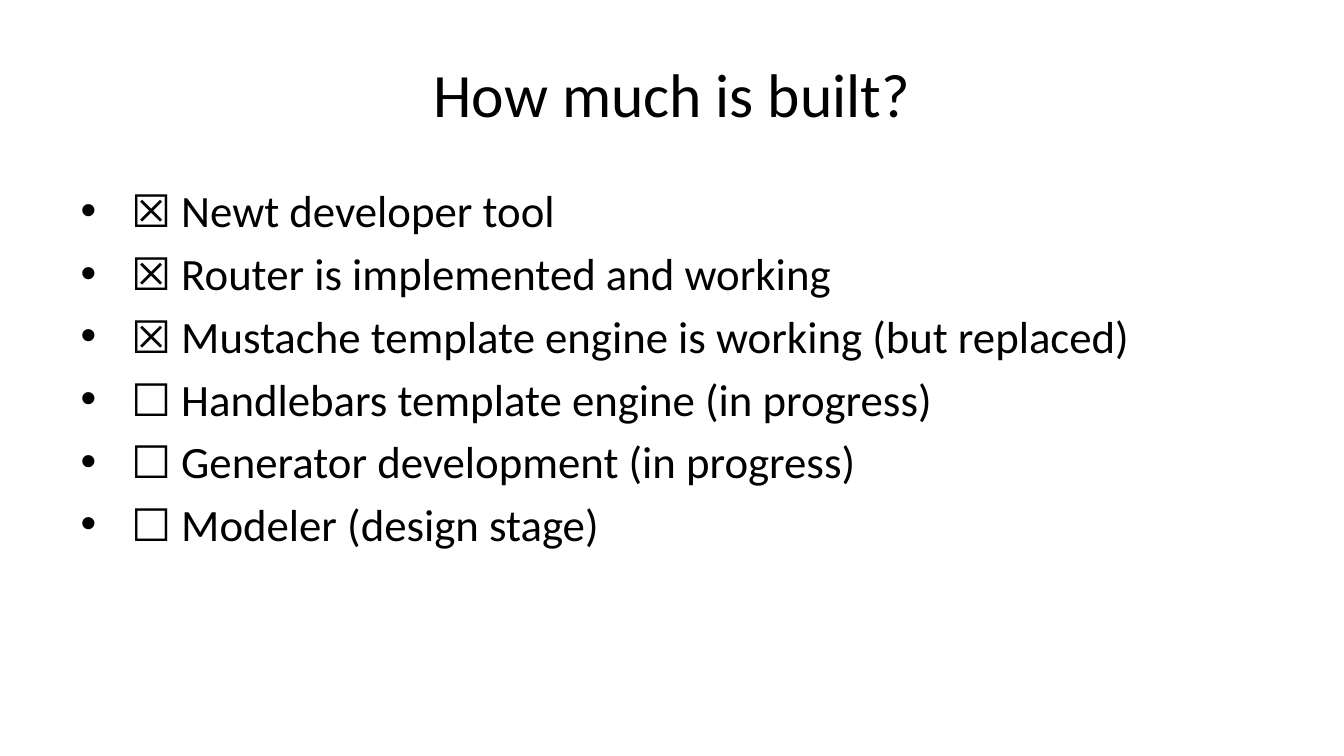
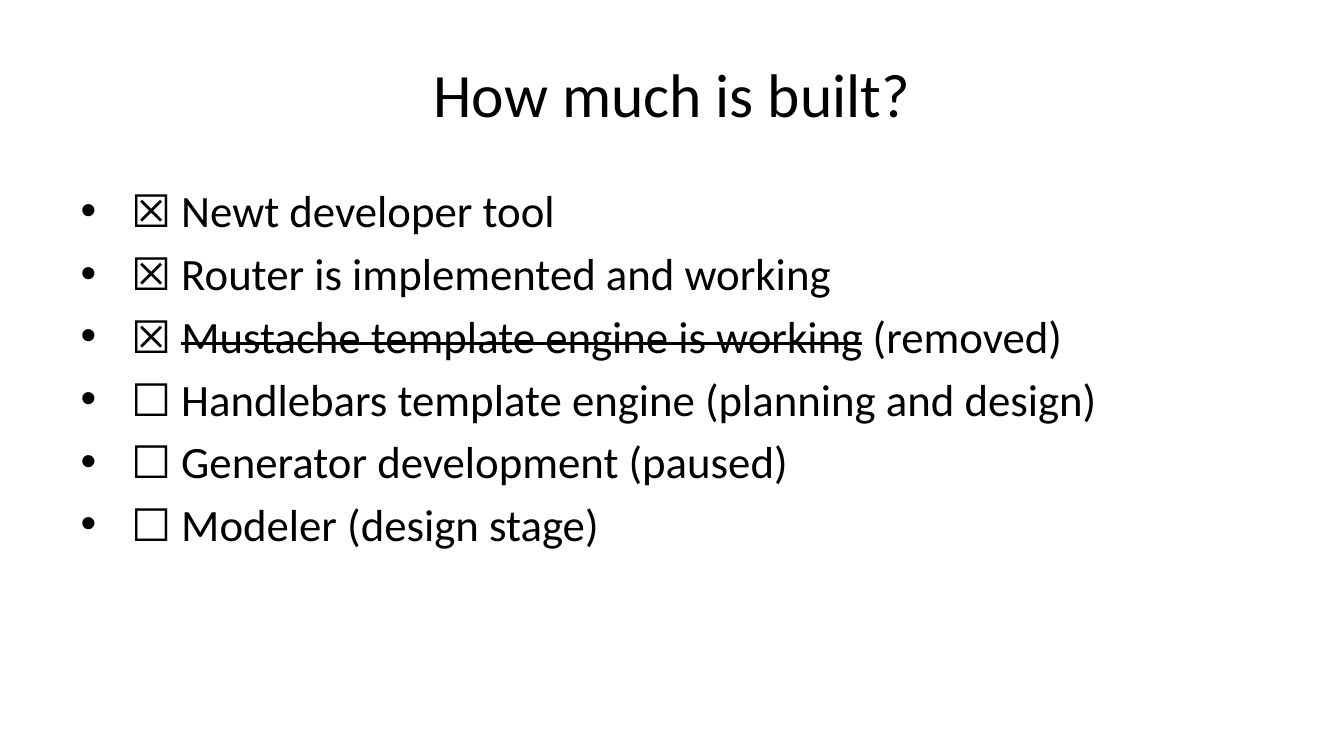
Before and after one commit to caltechlibrary/newt, a slide deck: slide 23 of presentation3/newt-p3.pptx (slide 20 before the commit). Drawn at 1344x756 pixels with LibreOffice and Linux fonts; fonts in the diff are those of the drawing. Boxes give left, top, right and bottom in pixels: in the first picture for what was removed or moved away, otherwise in the second. Text is boxed around its words. In the diff, an @@ line names an element or a change of style, - is before the commit and + after.

```diff
--- a/presentation3/newt-p3.pptx
+++ b/presentation3/newt-p3.pptx
@@ text at <box>181,320,1097,486</box>: text changed @@
-• ☒ Mustache template engine is working (but replaced)
-• ☐ Handlebars template engine (in progress)
-• ☐ Generator development (in progress)
+• ☒ Mustache template engine is working (removed)
+• ☐ Handlebars template engine (planning and design)
+• ☐ Generator development (paused)
```
Also in this commit, not shown: 16 other slides changed, 5 slides added, 1 slide removed, 52 other files.
